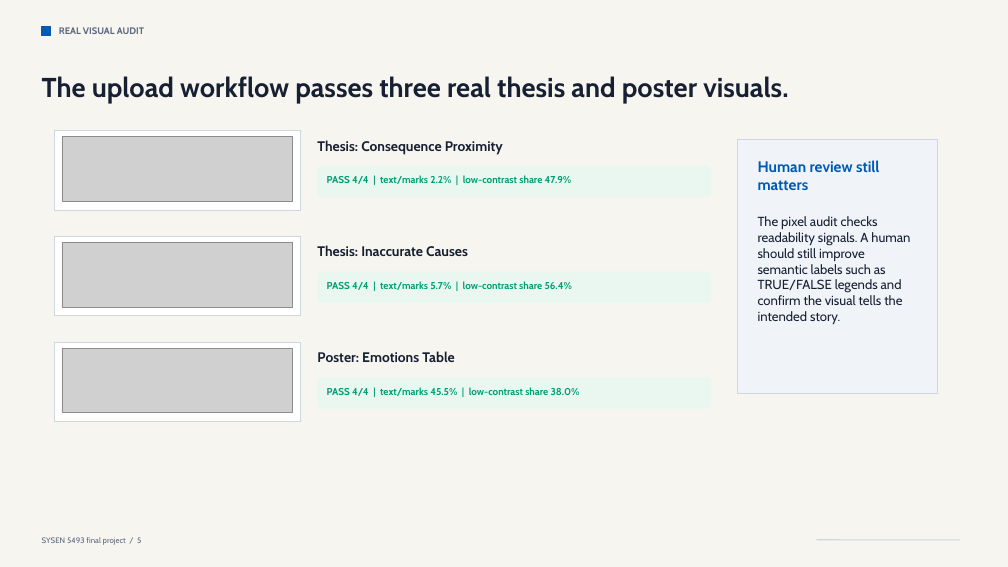
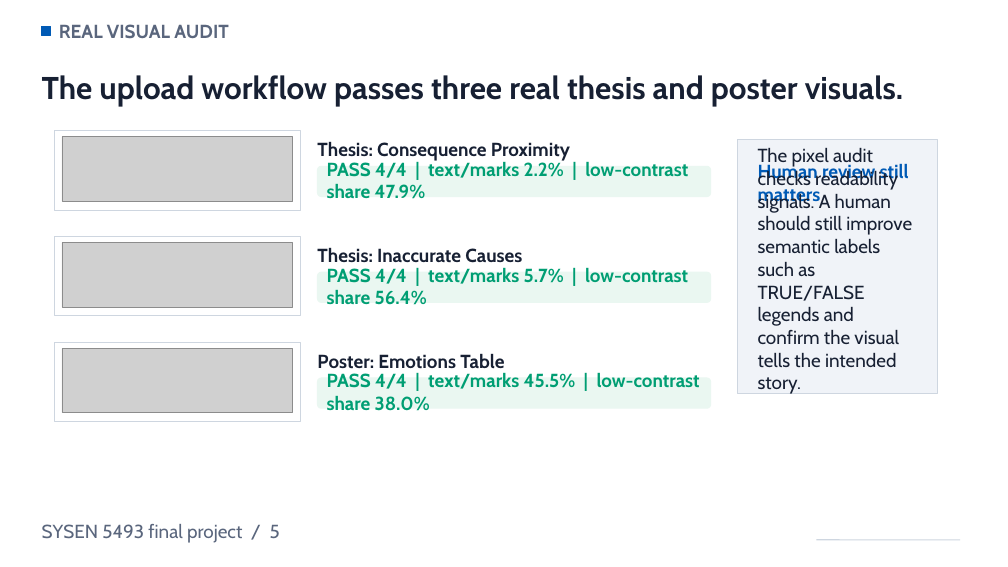
Before and after one commit to JiayiG-design/sysen5493-final, a slide deck: slide 5 of presentation/ChartAccess_Audit_SYSEN5493_Final.pptx. Drawn at 1008x567 pixels with LibreOffice and Linux fonts; fonts in the diff are those of the drawing; grey boxes stand for pictures. Boxes give left, top, right and bottom in pixels: in the first picture for what was removed or moved away, otherwise in the second. Text is boxed around its words. In the diff, an @@ line names an element or a change of style, - is before the commit and + after.

Commit message:
docs(presentation): enlarge text and use white backgrounds

```diff
--- a/presentation/ChartAccess_Audit_SYSEN5493_Final.pptx
+++ b/presentation/ChartAccess_Audit_SYSEN5493_Final.pptx
@@ background #F7F5EF to #FFFFFF @@
@@ text "REAL VISUAL AUDIT" at [59,24,228,38]: size 9 to 18 pt @@
@@ text "The upload workflow passes three ..." at [42,75,903,106]: size 26 to 30 pt @@
@@ text "The pixel audit checks readability ..." at [758,148,912,394]: size 12.5 to 18 pt @@
@@ text "Human review still matters" at [758,163,909,206]: size 14.5 to 18 pt @@
@@ size 13.2 to 18 pt in 3 elements at [317,142,570,161], [317,248,522,263], [317,354,504,373] @@
@@ size 9.5 to 18 pt in 3 elements at [327,160,688,198], [327,268,688,304], [327,373,700,410] @@
@@ text "SYSEN 5493 final project / ...": place and size @@
-text "SYSEN 5493 final project / ..." at [42,537,141,545]
+text "SYSEN 5493 final project / ..." at [42,524,280,543]
@@ text "SYSEN 5493 final project / ..." at [42,524,280,543]: size 7.5 to 18 pt @@
```
Also in this commit, not shown: 9 other slides changed.
